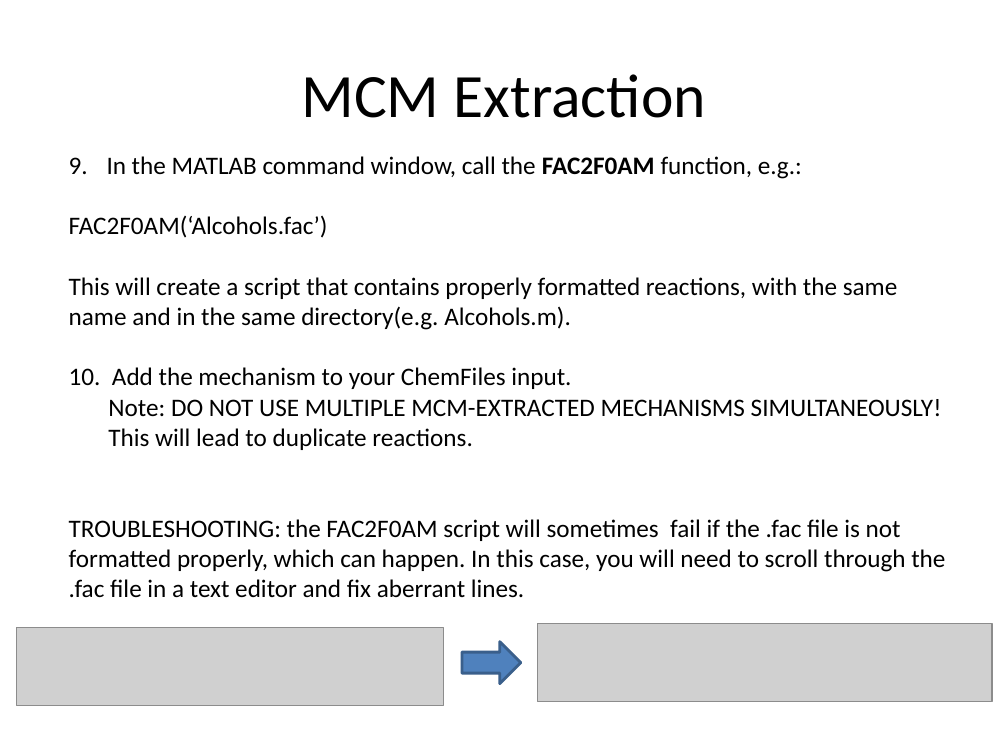
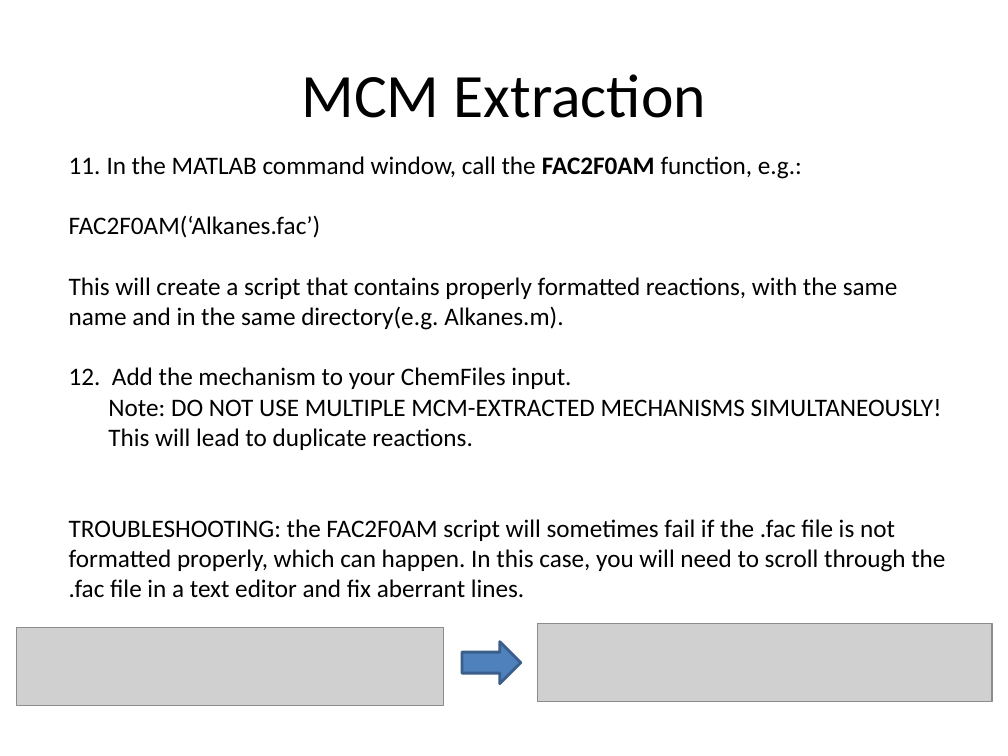
Before and after one commit to AirChem/F0AM, a slide deck: slide 13 of Docs/F0AM_GettingStarted.pptx. Drawn at 1008x756 pixels with LibreOffice and Linux fonts; fonts in the diff are those of the drawing; grey boxes stand for pictures. Boxes give left, top, right and bottom in pixels: in the first picture for what was removed or moved away, otherwise in the second. Text is boxed around its words. In the diff, an @@ line names an element or a change of style, - is before the commit and + after.

```diff
--- a/Docs/F0AM_GettingStarted.pptx
+++ b/Docs/F0AM_GettingStarted.pptx
@@ text at [69, 216, 898, 389]: text changed @@
-FAC2F0AM(‘Alcohols.fac’)
-This will create a script that contains properly formatted reactions, with the same name and in the same directory(e.g. Alcohols.m).
-10. Add the mechanism to your ChemFiles input.
+FAC2F0AM(‘Alkanes.fac’)
+This will create a script that contains properly formatted reactions, with the same name and in the same directory(e.g. Alkanes.m).
+12. Add the mechanism to your ChemFiles input.
```
Also in this commit, not shown: 2 other slides changed, 5 other files.
